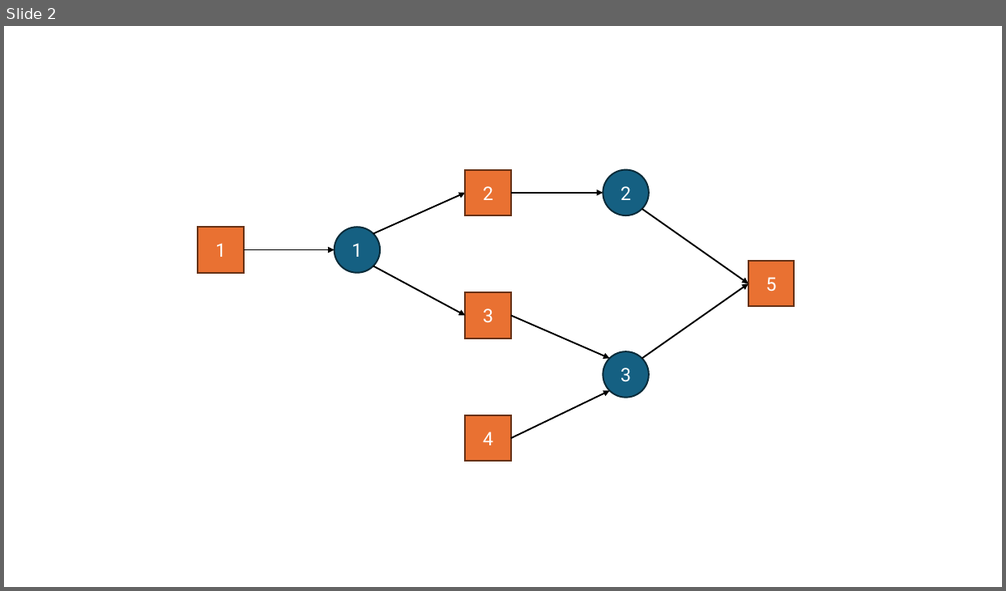
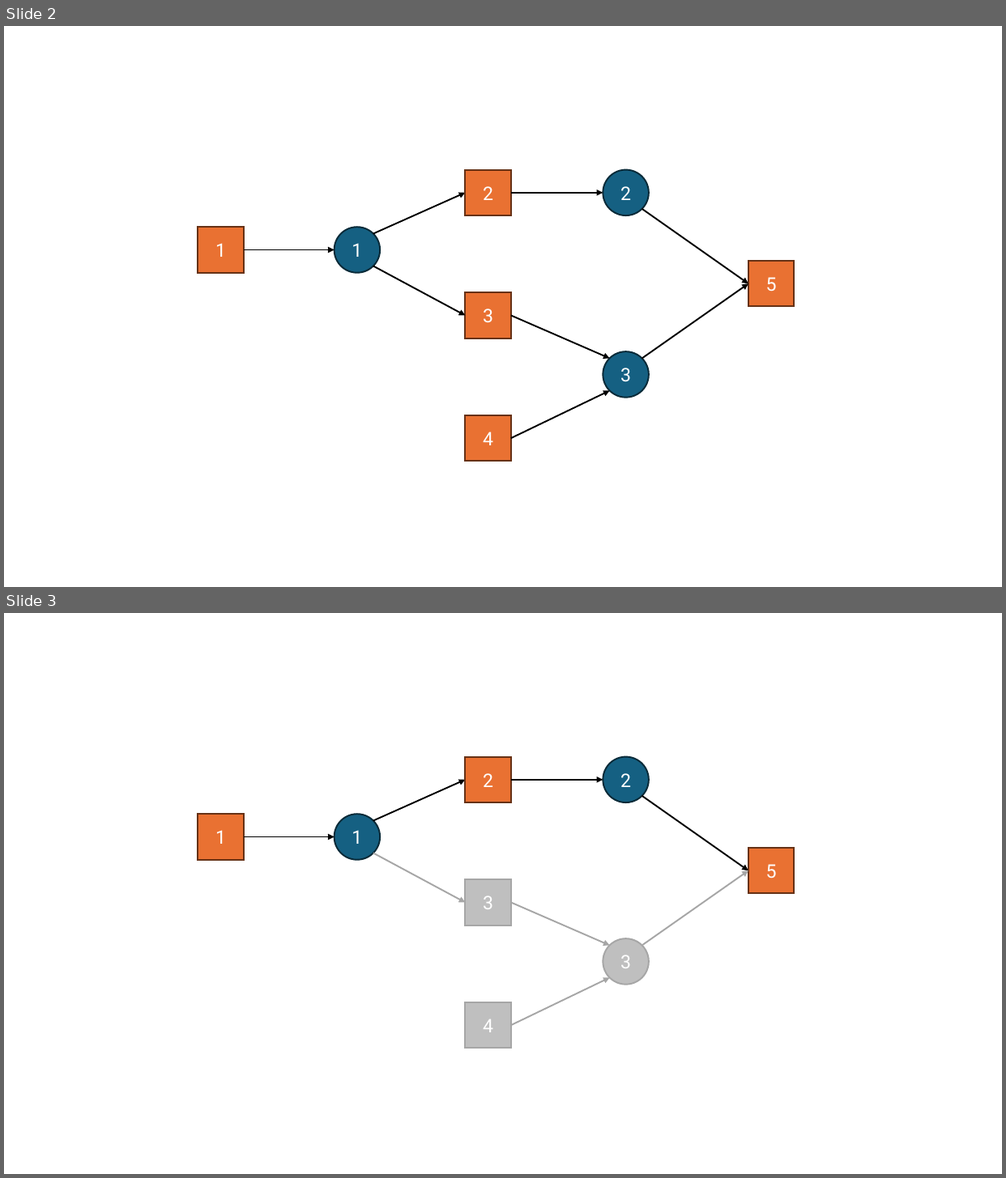
Before and after one commit to aslan-ng/ArtifactFlow, a slide deck: assets/assets.pptx. Shown one above the other, each under a label of ours: slide 2 before the commit, slides 2 and 3 after it. The pictures are 1006x591 and 1006x1178 pixels, drawn with LibreOffice and Linux fonts; fonts in the diff are those of the drawing. Boxes give left, top, right and bottom in pixels: in the first picture for what was removed or moved away, otherwise in the second. Text is boxed around its words. In the diff, an @@ line names an element or a change of style, - is before the commit and + after.

```diff
--- a/assets/assets.pptx
+++ b/assets/assets.pptx
@@ slide 3 added at box(4, 613, 1002, 1174), background #FFFFFF @@
@@ rectangle added at box(465, 756, 511, 803), fill #E97132, outline #663216 1.5 pt, 18 pt, text #FFFFFF @@
+2
@@ ellipse added at box(603, 756, 649, 803), fill #156082, outline #092A39 1.5 pt, 18 pt, text #FFFFFF @@
+2
@@ arrow added from (373, 821) to (465, 780), #000000 1.5 pt @@
@@ arrow added from (511, 780) to (603, 780), #000000 1.5 pt @@
@@ arrow added from (641, 796) to (749, 871), #000000 1.5 pt @@
@@ rectangle added at box(198, 815, 244, 860), fill #E97132, outline #663216 1.5 pt, 18 pt, text #FFFFFF @@
+1
@@ ellipse added at box(334, 815, 380, 860), fill #156082, outline #092A39 1.5 pt, 18 pt, text #FFFFFF @@
+1
@@ arrow added from (244, 837) to (334, 837), #000000 1.5 pt @@
@@ arrow added from (373, 854) to (465, 903), #A6A6A6 1.5 pt @@
@@ rectangle added at box(749, 848, 795, 894), fill #E97132, outline #663216 1.5 pt, 18 pt, text #FFFFFF @@
+5
@@ rectangle added at box(465, 879, 511, 925), fill #BFBFBF, outline #A6A6A6 1.5 pt, 18 pt, text #FFFFFF @@
+3
@@ arrow added from (641, 945) to (749, 871), #A6A6A6 1.5 pt @@
@@ arrow added from (511, 903) to (610, 945), #A6A6A6 1.5 pt @@
@@ ellipse added at box(603, 939, 649, 984), fill #BFBFBF, outline #A6A6A6 1.5 pt, 18 pt, text #FFFFFF @@
+3
@@ arrow added from (511, 1025) to (610, 977), #A6A6A6 1.5 pt @@
@@ rectangle added at box(465, 1003, 511, 1048), fill #BFBFBF, outline #A6A6A6 1.5 pt, 18 pt, text #FFFFFF @@
+4
```
Also in this commit, not shown: 7 other files.
